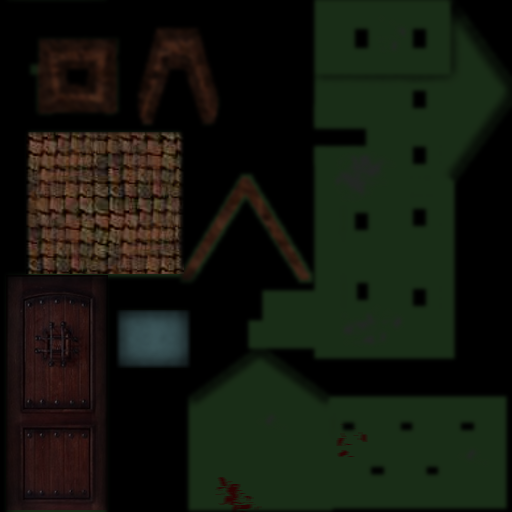
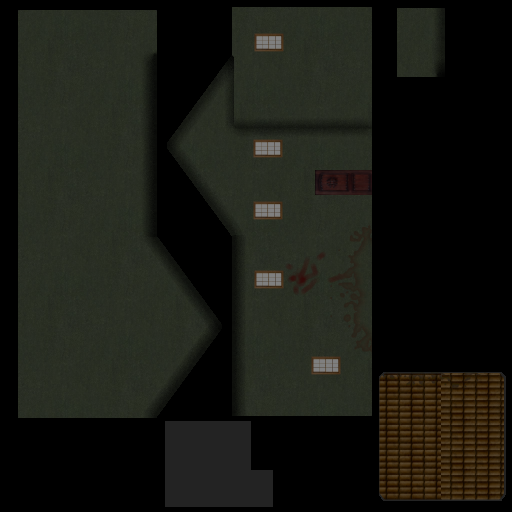
The second (512, 512) image is a revision of the first. Changes to its layers:
renamed "Porta" to "occ", blend normal → multiply, moved it above "Stain#2", painted on it over [4, 0, 512, 512]
added layer "Stain#2" (darken) above "janela5" over [329, 184, 508, 396]
added layer "janela5" above "janela4" over [311, 356, 341, 375]
added layer "janela4" above "janela3" over [254, 270, 284, 289]
added layer "janela3" above "janela2" over [254, 33, 284, 52]
added layer "janela2" above "janela1" over [253, 201, 283, 220]
added layer "janela1" above "mapa" over [253, 139, 283, 158]
renamed "Fundo" to "mapa", hid it, blend normal → multiply, moved it above "porta", painted on it over [4, 0, 512, 512]
renamed "Occ" to "porta", blend multiply → normal, painted on it over [4, 0, 512, 512]
renamed "base" to "paredes", showed it, blend multiply → normal, painted on it over [4, 0, 512, 512]
added layer "roofb" above "roofa" over [441, 373, 504, 500]
added layer "roofa" above "fundo" over [379, 373, 443, 500]
renamed "telhado" to "fundo", painted on it over [4, 0, 512, 512]
removed layer "bordas" over [33, 19, 314, 285]
removed layer "sangue" over [215, 424, 368, 512]
removed layer "manchas" over [255, 14, 490, 468]
removed layer "vidros" over [116, 310, 191, 368]
